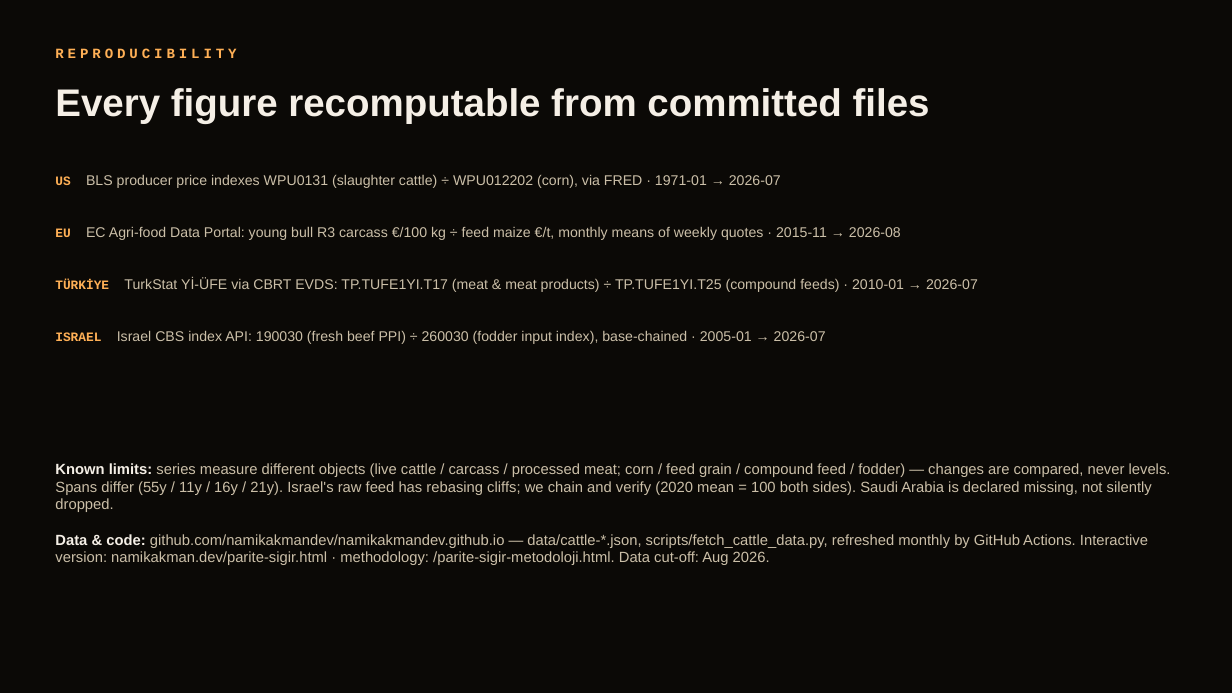
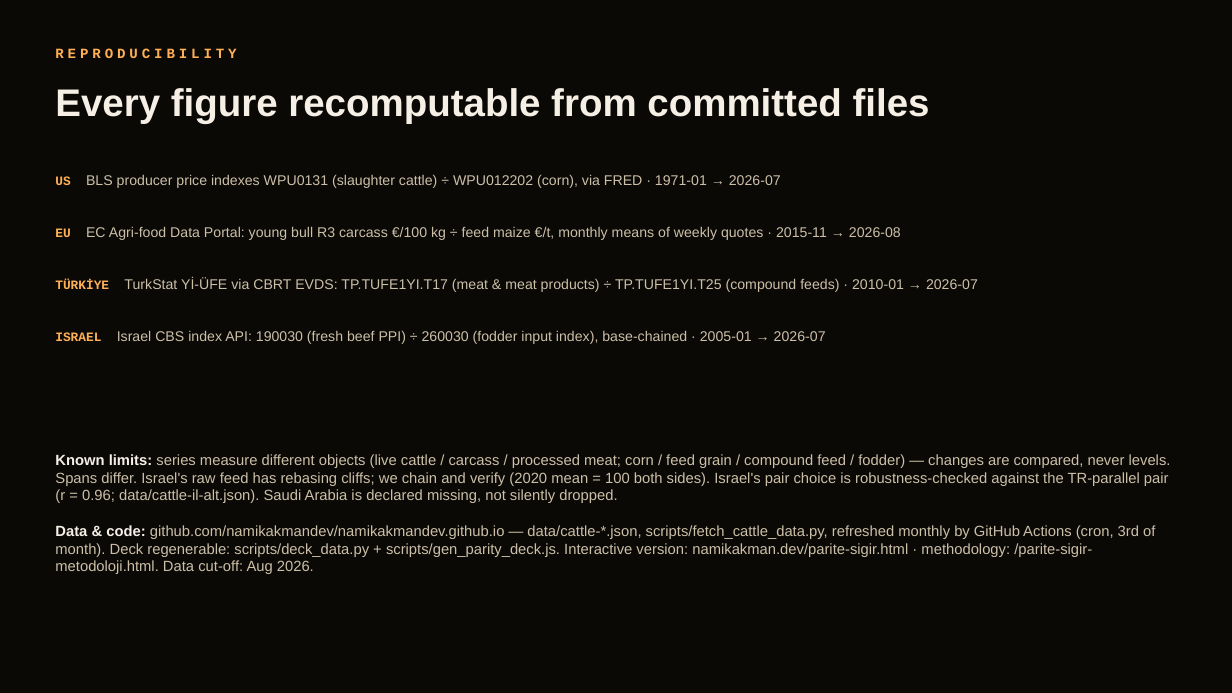
Before and after one commit to namikakmandev/namikakmandev.github.io, a slide deck: slide 10 of notes/cattle-parity-four-markets.pptx. Drawn at 1232x693 pixels with LibreOffice and Linux fonts; fonts in the diff are those of the drawing. Boxes give left, top, right and bottom in pixels: in the first picture for what was removed or moved away, otherwise in the second. Text is boxed around its words. In the diff, an @@ line names an element or a change of style, - is before the commit and + after.

```diff
--- a/notes/cattle-parity-four-markets.pptx
+++ b/notes/cattle-parity-four-markets.pptx
@@ text at (55,454,1171,574): text changed @@
-Known limits: series measure different objects (live cattle / carcass / processed meat; corn / feed grain / compound feed / fodder) — changes are compared, never levels. Spans differ (55y / 11y / 16y / 21y). Israel's raw feed has rebasing cliffs; we chain and verify (2020 mean = 100 both sides). Saudi Arabia is declared missing, not silently dropped.
-Data & code: github.com/namikakmandev/namikakmandev.github.io — data/cattle-*.json, scripts/fetch_cattle_data.py, refreshed monthly by GitHub Actions. Interactive version: namikakman.dev/parite-sigir.html · methodology: /parite-sigir-metodoloji.html. Data cut-off: Aug 2026.
+Known limits: series measure different objects (live cattle / carcass / processed meat; corn / feed grain / compound feed / fodder) — changes are compared, never levels. Spans differ. Israel's raw feed has rebasing cliffs; we chain and verify (2020 mean = 100 both sides). Israel's pair choice is robustness-checked against the TR-parallel pair (r = 0.96; data/cattle-il-alt.json). Saudi Arabia is declared missing, not silently dropped.
+Data & code: github.com/namikakmandev/namikakmandev.github.io — data/cattle-*.json, scripts/fetch_cattle_data.py, refreshed monthly by GitHub Actions (cron, 3rd of month). Deck regenerable: scripts/deck_data.py + scripts/gen_parity_deck.js. Interactive version: namikakman.dev/parite-sigir.html · methodology: /parite-sigir-metodoloji.html. Data cut-off: Aug 2026.
```
Also in this commit, not shown: 4 other slides changed, 2 other files.
